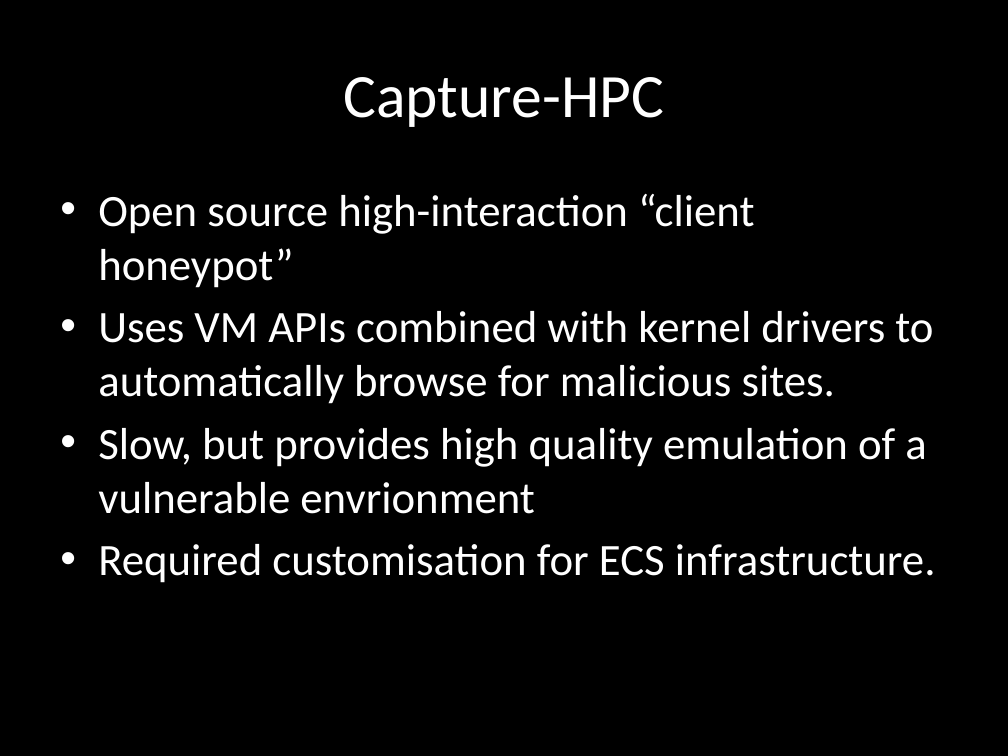
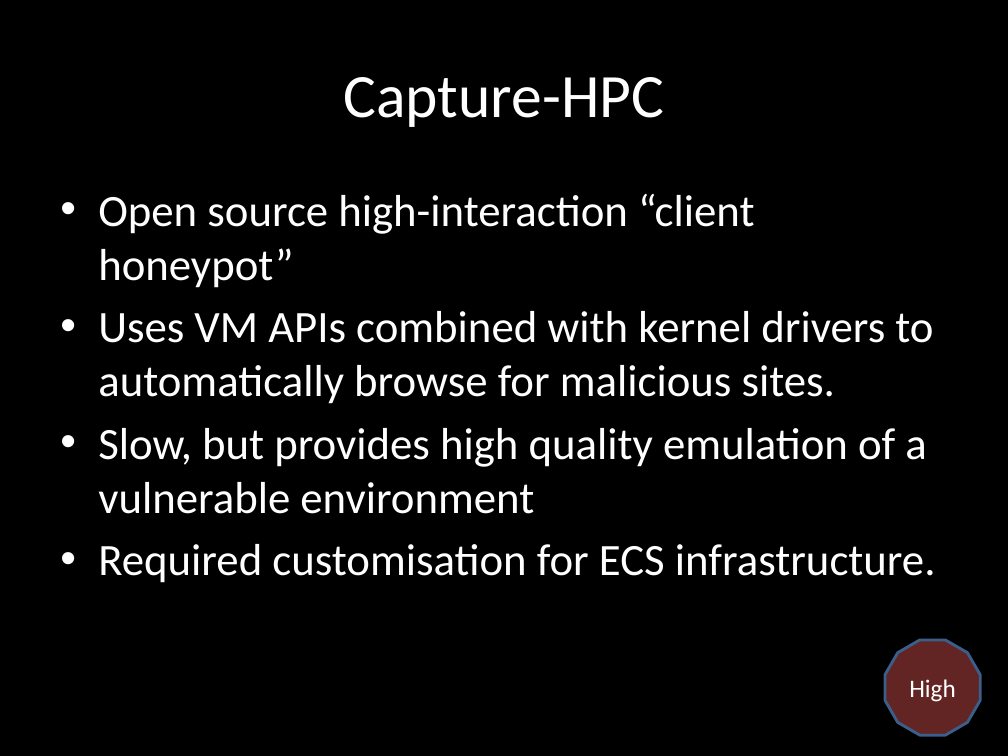
Before and after one commit to chrissorchard/malucrawl, a slide deck: slide 12 of doc/pres2/wk8-progress.pptx. Drawn at 1008x756 pixels with LibreOffice and Linux fonts; fonts in the diff are those of the drawing; background and template pictures are left out. Boxes give left, top, right and bottom in pixels: in the first picture for what was removed or moved away, otherwise in the second. Text is boxed around its words. In the diff, an @@ line names an element or a change of style, - is before the commit and + after.

```diff
--- a/doc/pres2/wk8-progress.pptx
+++ b/doc/pres2/wk8-progress.pptx
@@ text at (x1=98, y1=428, x2=926, y2=514): text changed @@
-• Slow, but provides high quality emulation of a vulnerable envrionment
+• Slow, but provides high quality emulation of a vulnerable environment
@@ dodecagon added at (x1=885, y1=640, x2=980, y2=735), fill #632523, outline #3A5F8C 2 pt, 18 pt, text #FFFFFF @@
+High
```
Also in this commit, not shown: 11 other slides changed, 1 slide added.
